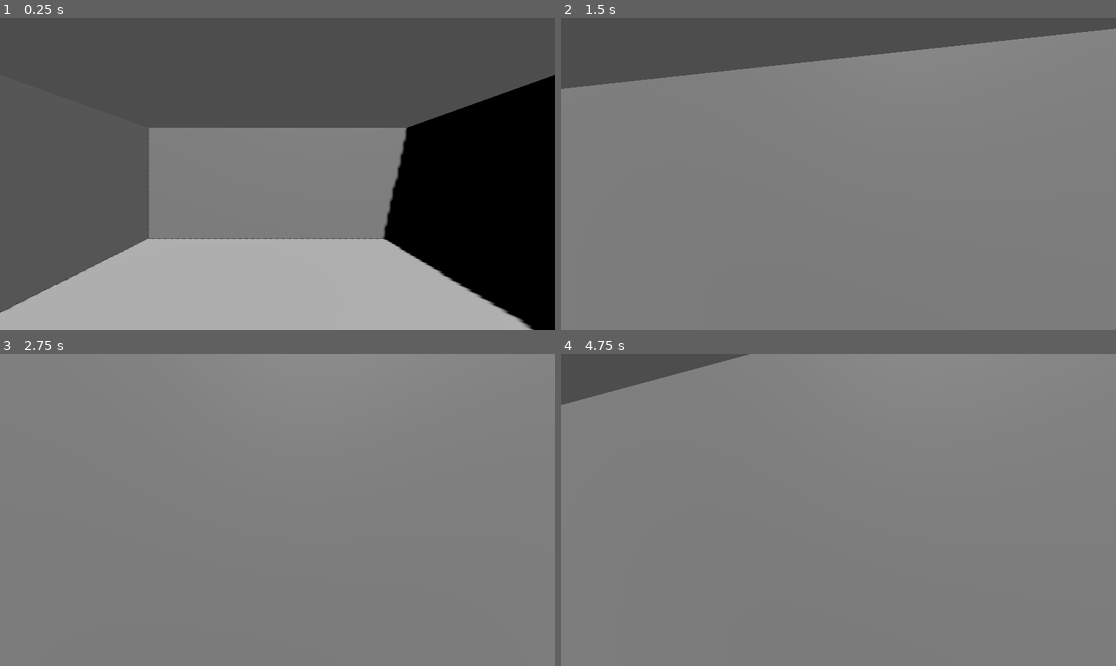
Above: before the commit, frames 1-4 (two rows, left to right).
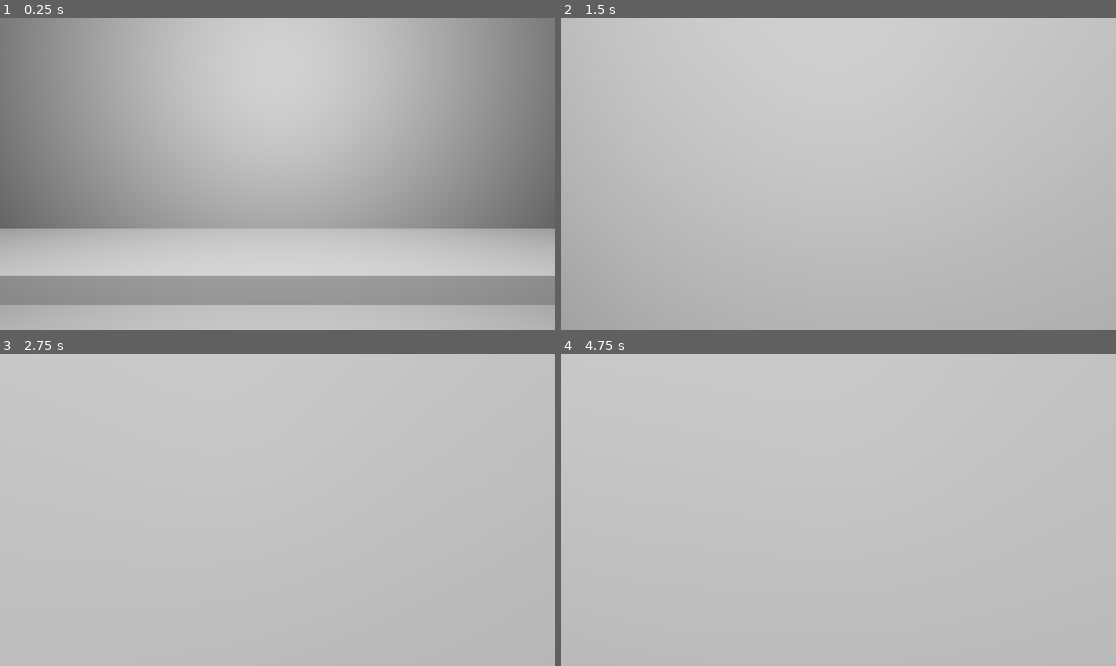
Above: after the commit, the same moments.

Repository: GriffinBaxter/The-Assembly-Line
Game: Godot game, scene res://Scenes/world.tscn
The game is run twice, just before and just after one commit, with the same random seed, the same clock (stepped at 60 frames per second) and the same inputs.
Inputs (mouse positions are in pixels of both pictures, inside the frame that each line leads up to):
- Up to frame 1 (0.25 s): no input
- Up to frame 2 (1.5 s): tap Enter at 0.5 s; move the mouse to (866, 174) at 0.52 s; hold W (forward) from 0.53 s (still down); tap Space (jump) at 0.77 s; move the mouse to (810, 174) at 1.27 s
- Up to frame 3 (2.75 s): keep holding W (forward); tap Space (jump) at 1.52, 2 s; move the mouse to (288, 503) at 2.02 s
- Up to frame 4 (4.75 s): keep holding W (forward); move the mouse to (832, 516) at 2.77 s; tap Space (jump) at 3.02, 3.77, 4.52 s; move the mouse to (877, 513) at 3.52 s; tap Enter at 4.25 s; move the mouse to (794, 506) at 4.27 s

The runs differ from the first frame. In frame 1, 88% of the frame differs, in the area x 0-100%, y 0-100%; in frame 2, 100%; in frame 3, 100%; in frame 4, 100%.

Commit message:
Modify existing room with assembly line

Diff:
--- a/Scenes/world.tscn
+++ b/Scenes/world.tscn
@@ -25,16 +25,34 @@
 
 [node name="Camera3D" type="Camera3D" parent="Player/Head"]
 
-[node name="CSGBox3D" type="CSGBox3D" parent="."]
-transform = Transform3D(1, 0, 0, 0, 1, 0, 0, 0, 1, 0, 2, 0)
+[node name="RoomOuter" type="CSGBox3D" parent="."]
+transform = Transform3D(1, 0, 0, 0, 1, 0, 0, 0, 1, 0, 4.5, 0)
 use_collision = true
-size = Vector3(9, 4, 13)
+size = Vector3(19, 9, 13)
 
-[node name="CSGBox3D2" type="CSGBox3D" parent="CSGBox3D"]
-transform = Transform3D(1, 0, 0, 0, 1, 0, 0, 0, 1, 0, 0.5, 0)
+[node name="RoomInner" type="CSGBox3D" parent="RoomOuter"]
 operation = 2
-size = Vector3(7, 3, 11)
+use_collision = true
+size = Vector3(17, 7, 11)
 
-[node name="DirectionalLight3D" type="DirectionalLight3D" parent="."]
-transform = Transform3D(0.902585, -0.384268, 0.194108, 0, 0.450878, 0.892586, -0.430511, -0.805635, 0.406955, 0, 5, 0)
-shadow_enabled = true
+[node name="AssemblyLineEntry" type="CSGBox3D" parent="RoomOuter"]
+transform = Transform3D(1, 0, 0, 0, 1, 0, 0, 0, 1, -9, -1.75, -2.5)
+operation = 2
+use_collision = true
+size = Vector3(1, 1.75, 1.5)
+
+[node name="AssemblyLineExit" type="CSGBox3D" parent="RoomOuter"]
+transform = Transform3D(1, 0, 0, 0, 1, 0, 0, 0, 1, 9, -1.75, -2.5)
+operation = 2
+use_collision = true
+size = Vector3(1, 1.75, 1.5)
+
+[node name="AssemblyLine" type="CSGBox3D" parent="."]
+transform = Transform3D(1, 0, 0, 0, 1, 0, 0, 0, 1, 0, 1.75, -2.5)
+use_collision = true
+size = Vector3(17, 0.25, 1.5)
+
+[node name="OmniLight3D" type="OmniLight3D" parent="."]
+transform = Transform3D(1, 0, 0, 0, 1, 0, 0, 0, 1, 0, 6, 0)
+light_energy = 8.0
+omni_range = 16.0
